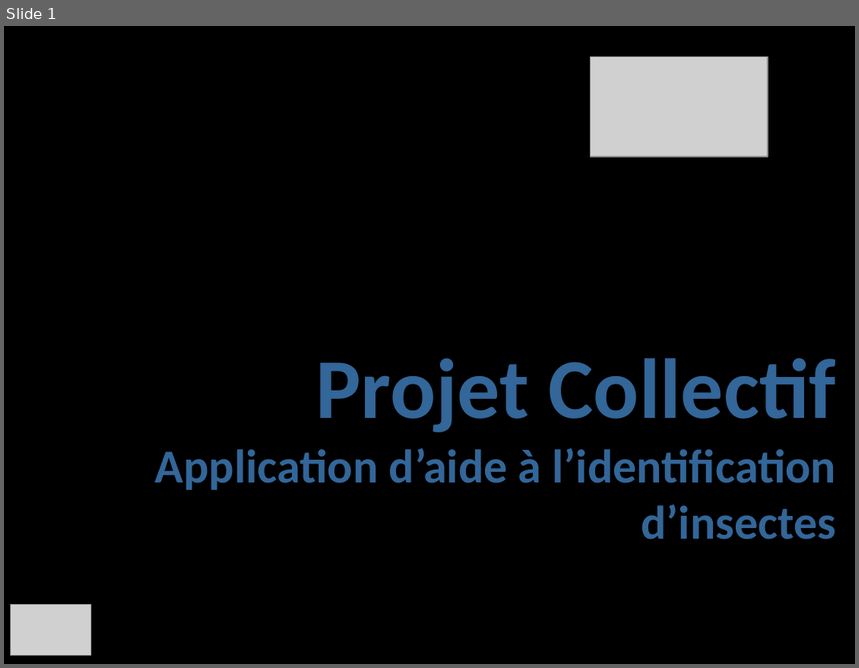
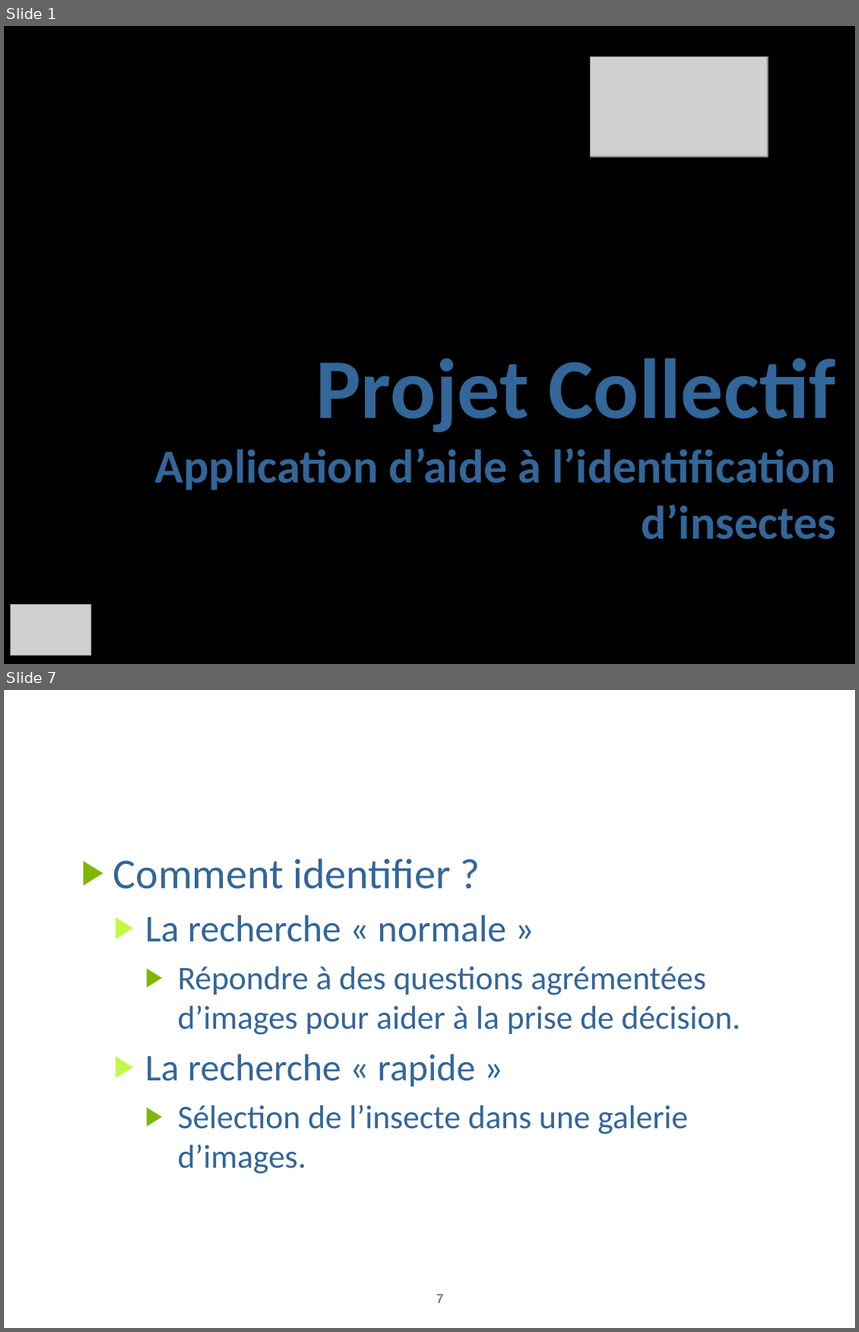
Before and after one commit to AnceretMatthieu/bebete, a slide deck: Soutenance/soutenance-projet-co.pptx. Shown one above the other, each under a label of ours: slide 1 before the commit, slides 1 and 7 after it; the slides between them are not shown. The pictures are 859x668 and 859x1332 pixels, drawn with LibreOffice and Linux fonts; fonts in the diff are those of the drawing; grey boxes stand for pictures; background and template pictures are left out. Boxes give left, top, right and bottom in pixels: in the first picture for what was removed or moved away, otherwise in the second. Text is boxed around its words. In the diff, an @@ line names an element or a change of style, - is before the commit and + after.

```diff
--- a/Soutenance/soutenance-projet-co.pptx
+++ b/Soutenance/soutenance-projet-co.pptx
@@ slide 7 added at [4,690,855,1328], background picture (left out) @@
@@ title added at [61,704,820,763], 44 pt, text #FFFFFF @@
+II. Application mobile (4)
@@ text added at [113,859,741,1174], 28 pt, text #336699 @@
+▶ Comment identifier ?
+  ▶ La recherche « normale »
+    ▶ Répondre à des questions agrémentées d’images pour aider à la prise de décision.
+  ▶ La recherche « rapide »
+    ▶ Sélection de l’insecte dans une galerie d’images.
@@ page number added at [436,1294,444,1303], 11 pt, text #808080, bold @@
+7
```
Also in this commit, not shown: 5 slides changed, 10 other slides added, 2 slides removed.
